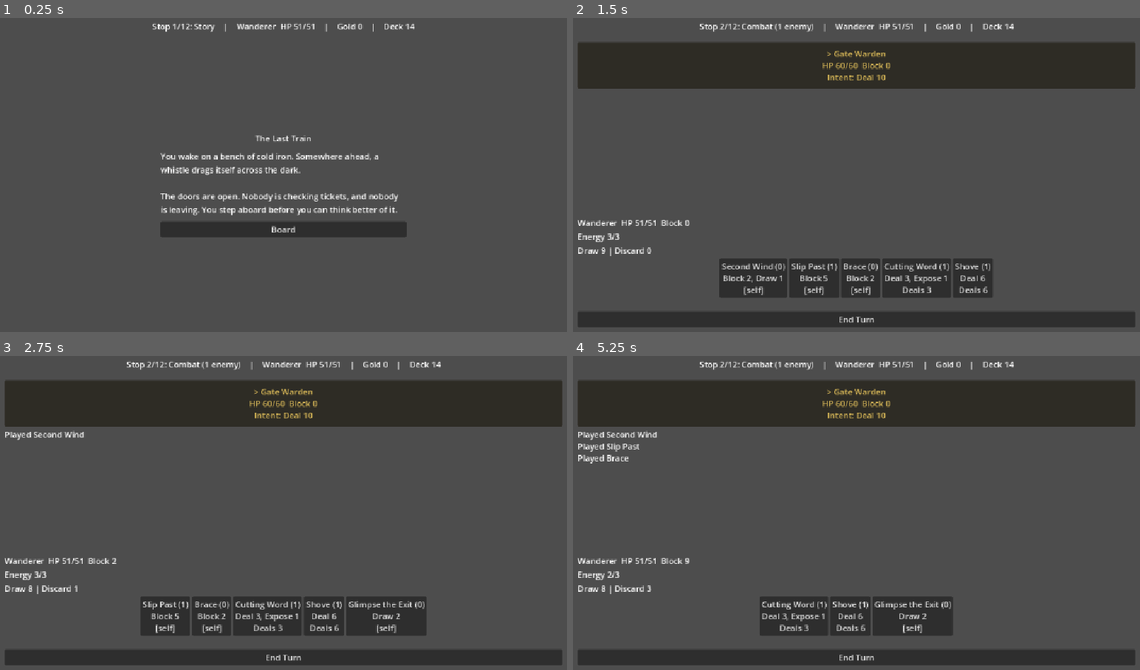
Above: before the commit, frames 1-4 (two rows, left to right).
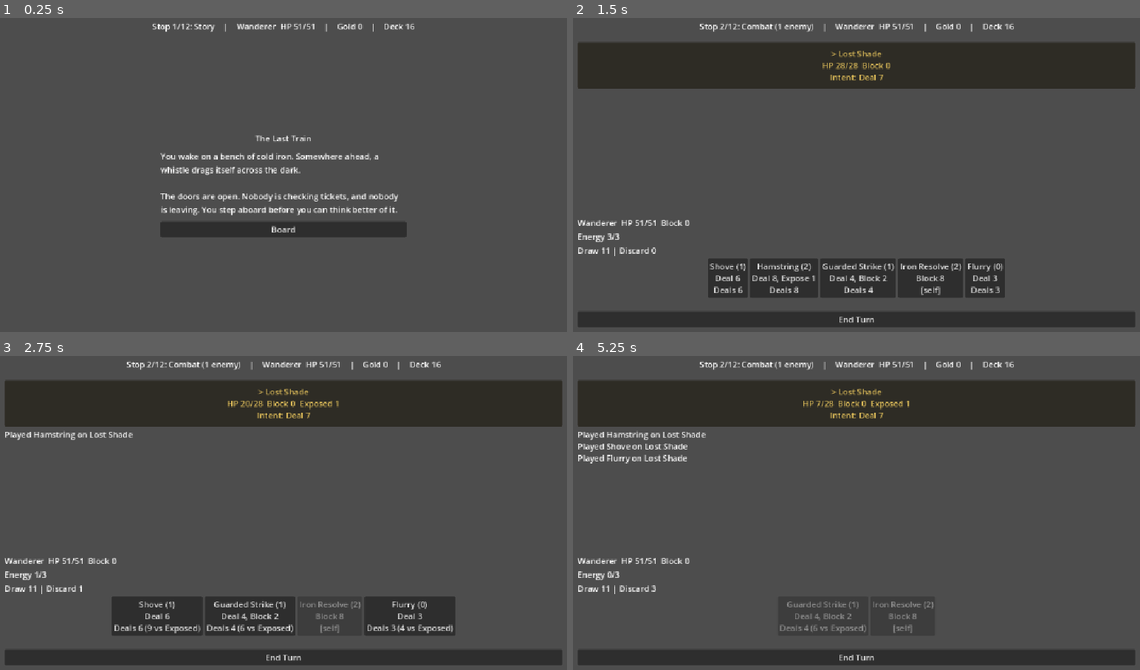
Above: after the commit, the same moments.

Repository: grump606/card-battle-prototype
Game: Godot game, scene res://run.tscn
The game is run twice, just before and just after one commit, with the same random seed, the same clock (stepped at 60 frames per second) and the same inputs.
Inputs (mouse positions are in pixels of both pictures, inside the frame that each line leads up to):
- Up to frame 1 (0.25 s): no input
- Up to frame 2 (1.5 s): click "Board" at 0.5 s; click "> Gate Warden HP 60/60 Block …" (after the commit: "> Lost Shade HP 28/28 Block 0…") at 1.25 s
- Up to frame 3 (2.75 s): click (181, 616) at 2 s, where only the run before the commit has a clickable "Second Wind (0) Block 2, Draw…"
- Up to frame 4 (5.25 s): click "> Gate Warden HP 60/60 Block …" (after the commit: "> Lost Shade HP 20/28 Block 0…") at 2.75 s; click (737, 616) at 3.5 s, where only the run before the commit has a clickable "Slip Past (1) Block 5 [self]"; click "> Gate Warden HP 60/60 Block …" (after the commit: "> Lost Shade HP 11/28 Block 0…") at 4.25 s; click "Brace (0) Block 2 [self]" (after the commit: "Flurry (0) Deal 3 Deals 3 (4 …") at 5 s

The runs differ from the first frame. In frame 1, less than 0.1% of the frame differs, in the area x 72-74%, y 1-4%; in frame 2, 2.6%; in frame 3, 3.7%, in the area x 5-81%, y 1-89%; in frame 4, 2.8%.

Commit message:
Add two small enemies and four cards to the content pool
Cinder Hound and Mourning Crow join the small-enemy list (and so trios).
Hamstring, Iron Resolve, Flurry and Guarded Strike enter the extended
deck, which is the source of the reward and vendor pools; the deck grows
to 16 (2 Shove, 1 Slip Past) and the new cards are sized to keep the
escape rate near 54%.

Co-Authored-By: Claude Sonnet 5.5 <noreply@anthropic.com>

Diff:
--- a/combat/starter_content.gd
+++ b/combat/starter_content.gd
@@ -17,19 +17,25 @@
 const SWEEP_PATH := "res://data/cards/sweep.tres"
 const CUTTING_WORD_PATH := "res://data/cards/cutting_word.tres"
 const SECOND_WIND_PATH := "res://data/cards/second_wind.tres"
+const HAMSTRING_PATH := "res://data/cards/hamstring.tres"
+const IRON_RESOLVE_PATH := "res://data/cards/iron_resolve.tres"
+const FLURRY_PATH := "res://data/cards/flurry.tres"
+const GUARDED_STRIKE_PATH := "res://data/cards/guarded_strike.tres"
+const CINDER_HOUND_PATH := "res://data/enemies/cinder_hound.tres"
+const MOURNING_CROW_PATH := "res://data/enemies/mourning_crow.tres"
 const WISP_PATH := "res://data/enemies/skittering_wisp.tres"
 const COLOSSUS_PATH := "res://data/enemies/hollow_colossus.tres"
 const WHISPERER_PATH := "res://data/enemies/pale_whisperer.tres"
 ## The run's boss. Deliberately not in ALL_ENEMY_PATHS: it only appears via boss_encounter().
 const CONDUCTOR_PATH := "res://data/enemies/the_conductor.tres"
-const EXTENDED_DECK_SIZE := 14
+const EXTENDED_DECK_SIZE := 16
 ## The regular enemy types in a fixed order (the boss is separate, see CONDUCTOR_PATH): warden,
-## lost shade, wisp, colossus, whisperer. The colossus is a solo-only
+## lost shade, wisp, colossus, whisperer, cinder hound, mourning crow. The colossus is a solo-only
 ## elite (it was unwinnable next to a second enemy in the balance sim); the
 ## warden can share a pair; small enemies are what packs are made of.
-const ALL_ENEMY_PATHS: Array[String] = [WARDEN_PATH, LOST_SHADE_PATH, WISP_PATH, COLOSSUS_PATH, WHISPERER_PATH]
+const ALL_ENEMY_PATHS: Array[String] = [WARDEN_PATH, LOST_SHADE_PATH, WISP_PATH, COLOSSUS_PATH, WHISPERER_PATH, CINDER_HOUND_PATH, MOURNING_CROW_PATH]
 const PAIR_BIG_ENEMY_PATHS: Array[String] = [WARDEN_PATH]
-const SMALL_ENEMY_PATHS: Array[String] = [LOST_SHADE_PATH, WISP_PATH, WHISPERER_PATH]
+const SMALL_ENEMY_PATHS: Array[String] = [LOST_SHADE_PATH, WISP_PATH, WHISPERER_PATH, CINDER_HOUND_PATH, MOURNING_CROW_PATH]
 ## Chance that a two-enemy encounter is a big plus a small enemy rather than two small ones.
 const BIG_PAIR_CHANCE := 0.15
 ## Trios leave out the Lost Shade (the sturdiest small enemy): three of them out-damaged the
@@ -54,16 +60,18 @@
 	return cards
 
 
-## Balance-testing deck of EXTENDED_DECK_SIZE (14) cards: 3 Shove, 2 Slip Past,
+## Balance-testing deck of EXTENDED_DECK_SIZE (16) cards: 2 Shove, 1 Slip Past,
 ## 1 Glimpse the Exit, 1 Heavy Blow, 1 Brace, 1 Steady Breath, 1 Shoulder Charge,
-## 1 Mark the Weak, 1 Sweep, 1 Cutting Word, 1 Second Wind.
+## 1 Mark the Weak, 1 Sweep, 1 Cutting Word, 1 Second Wind, 1 Hamstring, 1 Iron Resolve,
+## 1 Flurry, 1 Guarded Strike. Reward and vendor pools are the distinct cards of this deck.
 ## Returns an empty deck (and logs the cause) if any card resource fails to load.
 static func extended_deck() -> Array[CardData]:
 	var cards: Array[CardData] = []
 	var plan: Array = [
-		[SHOVE_PATH, 3], [SLIP_PAST_PATH, 2], [GLIMPSE_EXIT_PATH, 1],
+		[SHOVE_PATH, 2], [SLIP_PAST_PATH, 1], [GLIMPSE_EXIT_PATH, 1],
 		[HEAVY_BLOW_PATH, 1], [BRACE_PATH, 1], [STEADY_BREATH_PATH, 1], [SHOULDER_CHARGE_PATH, 1],
 		[MARK_THE_WEAK_PATH, 1], [SWEEP_PATH, 1], [CUTTING_WORD_PATH, 1], [SECOND_WIND_PATH, 1],
+		[HAMSTRING_PATH, 1], [IRON_RESOLVE_PATH, 1], [FLURRY_PATH, 1], [GUARDED_STRIKE_PATH, 1],
 	]
 	for entry in plan:
 		var card := _load_card(entry[0] as String)
@@ -96,7 +104,7 @@
 	return enemies
 
 
-## All enemy types in a fixed order: warden, lost shade, wisp, colossus, whisperer.
+## All enemy types in a fixed order: warden, lost shade, wisp, colossus, whisperer, cinder hound, mourning crow.
 ## Enemies that fail to load are left out (the cause is logged).
 static func enemy_pool() -> Array[EnemyData]:
 	var pool: Array[EnemyData] = []
--- /dev/null
+++ b/data/cards/flurry.tres
@@ -0,0 +1,16 @@
+[gd_resource type="Resource" script_class="CardData" format=3]
+
+[ext_resource type="Script" uid="uid://cvqeldq7ry1bu" path="res://combat/card_data.gd" id="1_card"]
+[ext_resource type="Script" uid="uid://v0wf0vn2ro0b" path="res://combat/card_effect.gd" id="2_effect"]
+
+[sub_resource type="Resource" id="Resource_effect"]
+script = ExtResource("2_effect")
+kind = 0
+amount = 3
+
+[resource]
+script = ExtResource("1_card")
+id = &"flurry"
+display_name = "Flurry"
+cost = 0
+effects = Array[ExtResource("2_effect")]([SubResource("Resource_effect")])
--- /dev/null
+++ b/data/cards/guarded_strike.tres
@@ -0,0 +1,21 @@
+[gd_resource type="Resource" script_class="CardData" format=3]
+
+[ext_resource type="Script" uid="uid://cvqeldq7ry1bu" path="res://combat/card_data.gd" id="1_card"]
+[ext_resource type="Script" uid="uid://v0wf0vn2ro0b" path="res://combat/card_effect.gd" id="2_effect"]
+
+[sub_resource type="Resource" id="Resource_damage"]
+script = ExtResource("2_effect")
+kind = 0
+amount = 4
+
+[sub_resource type="Resource" id="Resource_block"]
+script = ExtResource("2_effect")
+kind = 1
+amount = 2
+
+[resource]
+script = ExtResource("1_card")
+id = &"guarded_strike"
+display_name = "Guarded Strike"
+cost = 1
+effects = Array[ExtResource("2_effect")]([SubResource("Resource_damage"), SubResource("Resource_block")])
--- /dev/null
+++ b/data/cards/hamstring.tres
@@ -0,0 +1,21 @@
+[gd_resource type="Resource" script_class="CardData" format=3]
+
+[ext_resource type="Script" uid="uid://cvqeldq7ry1bu" path="res://combat/card_data.gd" id="1_card"]
+[ext_resource type="Script" uid="uid://v0wf0vn2ro0b" path="res://combat/card_effect.gd" id="2_effect"]
+
+[sub_resource type="Resource" id="Resource_damage"]
+script = ExtResource("2_effect")
+kind = 0
+amount = 8
+
+[sub_resource type="Resource" id="Resource_expose"]
+script = ExtResource("2_effect")
+kind = 3
+amount = 1
+
+[resource]
+script = ExtResource("1_card")
+id = &"hamstring"
+display_name = "Hamstring"
+cost = 2
+effects = Array[ExtResource("2_effect")]([SubResource("Resource_damage"), SubResource("Resource_expose")])
--- /dev/null
+++ b/data/cards/iron_resolve.tres
@@ -0,0 +1,17 @@
+[gd_resource type="Resource" script_class="CardData" format=3]
+
+[ext_resource type="Script" uid="uid://cvqeldq7ry1bu" path="res://combat/card_data.gd" id="1_card"]
+[ext_resource type="Script" uid="uid://v0wf0vn2ro0b" path="res://combat/card_effect.gd" id="2_effect"]
+
+[sub_resource type="Resource" id="Resource_effect"]
+script = ExtResource("2_effect")
+kind = 1
+amount = 8
+
+[resource]
+script = ExtResource("1_card")
+id = &"iron_resolve"
+display_name = "Iron Resolve"
+cost = 2
+effects = Array[ExtResource("2_effect")]([SubResource("Resource_effect")])
+target_mode = 2
--- /dev/null
+++ b/data/enemies/cinder_hound.tres
@@ -0,0 +1,25 @@
+[gd_resource type="Resource" script_class="EnemyData" format=3]
+
+[ext_resource type="Script" uid="uid://53jioqmfs8lr" path="res://combat/enemy_data.gd" id="1_enemy"]
+[ext_resource type="Script" uid="uid://v0wf0vn2ro0b" path="res://combat/card_effect.gd" id="2_effect"]
+
+[sub_resource type="Resource" id="Resource_i1"]
+script = ExtResource("2_effect")
+kind = 0
+amount = 5
+
+[sub_resource type="Resource" id="Resource_i2"]
+script = ExtResource("2_effect")
+kind = 1
+amount = 6
+
+[sub_resource type="Resource" id="Resource_i3"]
+script = ExtResource("2_effect")
+kind = 0
+amount = 9
+
+[resource]
+script = ExtResource("1_enemy")
+display_name = "Cinder Hound"
+max_hp = 22
+intents = Array[ExtResource("2_effect")]([SubResource("Resource_i1"), SubResource("Resource_i2"), SubResource("Resource_i3")])
--- /dev/null
+++ b/data/enemies/mourning_crow.tres
@@ -0,0 +1,30 @@
+[gd_resource type="Resource" script_class="EnemyData" format=3]
+
+[ext_resource type="Script" uid="uid://53jioqmfs8lr" path="res://combat/enemy_data.gd" id="1_enemy"]
+[ext_resource type="Script" uid="uid://v0wf0vn2ro0b" path="res://combat/card_effect.gd" id="2_effect"]
+
+[sub_resource type="Resource" id="Resource_i1"]
+script = ExtResource("2_effect")
+kind = 0
+amount = 3
+
+[sub_resource type="Resource" id="Resource_i2"]
+script = ExtResource("2_effect")
+kind = 0
+amount = 3
+
+[sub_resource type="Resource" id="Resource_i3"]
+script = ExtResource("2_effect")
+kind = 3
+amount = 1
+
+[sub_resource type="Resource" id="Resource_i4"]
+script = ExtResource("2_effect")
+kind = 0
+amount = 10
+
+[resource]
+script = ExtResource("1_enemy")
+display_name = "Mourning Crow"
+max_hp = 17
+intents = Array[ExtResource("2_effect")]([SubResource("Resource_i1"), SubResource("Resource_i2"), SubResource("Resource_i3"), SubResource("Resource_i4")])
--- a/tests/content_tests.gd
+++ b/tests/content_tests.gd
@@ -9,6 +9,7 @@
 	_failures = 0
 	_test_new_cards_load()
 	_test_new_enemies_load()
+	_test_small_enemies_in_trios()
 	_test_extended_deck()
 	_test_existing_content_unchanged()
 	_test_varied_encounter()
@@ -30,7 +31,19 @@
 		StarterContent.BRACE_PATH: [0, [CardEffect.Kind.BLOCK]],
 		StarterContent.STEADY_BREATH_PATH: [1, [CardEffect.Kind.DRAW, CardEffect.Kind.BLOCK]],
 		StarterContent.SHOULDER_CHARGE_PATH: [2, [CardEffect.Kind.DAMAGE, CardEffect.Kind.BLOCK]],
+		StarterContent.HAMSTRING_PATH: [2, [CardEffect.Kind.DAMAGE, CardEffect.Kind.EXPOSE]],
+		StarterContent.IRON_RESOLVE_PATH: [2, [CardEffect.Kind.BLOCK]],
+		StarterContent.FLURRY_PATH: [0, [CardEffect.Kind.DAMAGE]],
+		StarterContent.GUARDED_STRIKE_PATH: [1, [CardEffect.Kind.DAMAGE, CardEffect.Kind.BLOCK]],
 	}
+	var ids := {}
+	for path in [StarterContent.HAMSTRING_PATH, StarterContent.IRON_RESOLVE_PATH, StarterContent.FLURRY_PATH, StarterContent.GUARDED_STRIKE_PATH]:
+		var added := load(path) as CardData
+		if added != null:
+			_check(not ids.has(added.id), "new card id unique: %s" % path)
+			ids[added.id] = true
+			var price := Vendor.card_price(added)
+			_check(price == Vendor.PRICE_CHEAP or price == Vendor.PRICE_MID or price == Vendor.PRICE_PRICEY, "vendor prices new card: %s" % path)
 	for path in expected:
 		var card := load(path) as CardData
 		_check(card != null, "card loads as CardData: %s" % path)
@@ -45,7 +58,7 @@
 
 
 func _test_new_enemies_load() -> void:
-	for path in [StarterContent.WISP_PATH, StarterContent.COLOSSUS_PATH]:
+	for path in [StarterContent.WISP_PATH, StarterContent.COLOSSUS_PATH, StarterContent.CINDER_HOUND_PATH, StarterContent.MOURNING_CROW_PATH]:
 		var enemy := load(path) as EnemyData
 		_check(enemy != null, "enemy loads as EnemyData: %s" % path)
 		if enemy != null:
@@ -62,14 +75,26 @@
 		_check(wisp.intents.size() != colossus.intents.size(), "distinct intent cycle lengths")
 
 
+func _test_small_enemies_in_trios() -> void:
+	var small: Array[String] = [StarterContent.CINDER_HOUND_PATH, StarterContent.MOURNING_CROW_PATH]
+	for path in small:
+		_check(StarterContent.SMALL_ENEMY_PATHS.has(path) and StarterContent.ALL_ENEMY_PATHS.has(path), "new small enemy is registered: %s" % path)
+		_check(StarterContent._trio_paths().has(path), "new small enemy may appear in trios: %s" % path)
+	var hound := StarterContent._load_enemy(StarterContent.CINDER_HOUND_PATH)
+	var crow := StarterContent._load_enemy(StarterContent.MOURNING_CROW_PATH)
+	if hound != null and crow != null:
+		_check(hound.max_hp != crow.max_hp and hound.intents.size() != crow.intents.size(), "new enemies are distinct")
+		_check(hound.max_hp >= 16 and hound.max_hp <= 24 and crow.max_hp >= 16 and crow.max_hp <= 24, "new enemies are small")
+
+
 func _test_extended_deck() -> void:
 	var deck := StarterContent.extended_deck()
-	_check(deck.size() == StarterContent.EXTENDED_DECK_SIZE and deck.size() == 14, "extended deck has 14 cards")
+	_check(deck.size() == StarterContent.EXTENDED_DECK_SIZE and deck.size() == 16, "extended deck has 16 cards")
 	var counts := {}
 	for card in deck:
 		counts[card.id] = counts.get(card.id, 0) + 1
 		_check(card.cost >= 0 and card.cost <= 3, "extended card playable: %s" % card.id)
-	var want := {&"shove": 3, &"slip_past": 2, &"glimpse_exit": 1, &"heavy_blow": 1, &"brace": 1, &"steady_breath": 1, &"shoulder_charge": 1, &"mark_the_weak": 1, &"sweep": 1, &"cutting_word": 1, &"second_wind": 1}
+	var want := {&"shove": 2, &"slip_past": 1, &"glimpse_exit": 1, &"heavy_blow": 1, &"brace": 1, &"steady_breath": 1, &"shoulder_charge": 1, &"mark_the_weak": 1, &"sweep": 1, &"cutting_word": 1, &"second_wind": 1, &"hamstring": 1, &"iron_resolve": 1, &"flurry": 1, &"guarded_strike": 1}
 	_check(counts == want, "extended deck composition: %s" % str(counts))
 
 
@@ -90,7 +115,7 @@
 
 
 func _test_varied_encounter() -> void:
-	_check(StarterContent.enemy_pool().size() == 5, "enemy pool has 5 enemies")
+	_check(StarterContent.enemy_pool().size() == 7, "enemy pool has 7 enemies")
 	var seen := {}
 	for seed_value in 60:
 		for requested in [-2, 0, 1, 2, 3, 9]:
@@ -105,7 +130,7 @@
 			_check(_names(first) == _names(second), "varied_encounter deterministic for seed %d" % seed_value)
 			for enemy in first:
 				seen[enemy.display_name] = true
-	for expected_name in ["Gate Warden", "Lost Shade", "Skittering Wisp", "Hollow Colossus", "Pale Whisperer"]:
+	for expected_name in ["Gate Warden", "Lost Shade", "Skittering Wisp", "Hollow Colossus", "Pale Whisperer", "Cinder Hound", "Mourning Crow"]:
 		_check(seen.has(expected_name), "varied_encounter uses enemy: %s" % expected_name)
 	var one_rng := RandomNumberGenerator.new()
 	one_rng.seed = 1
Not shown, changed: README.md
